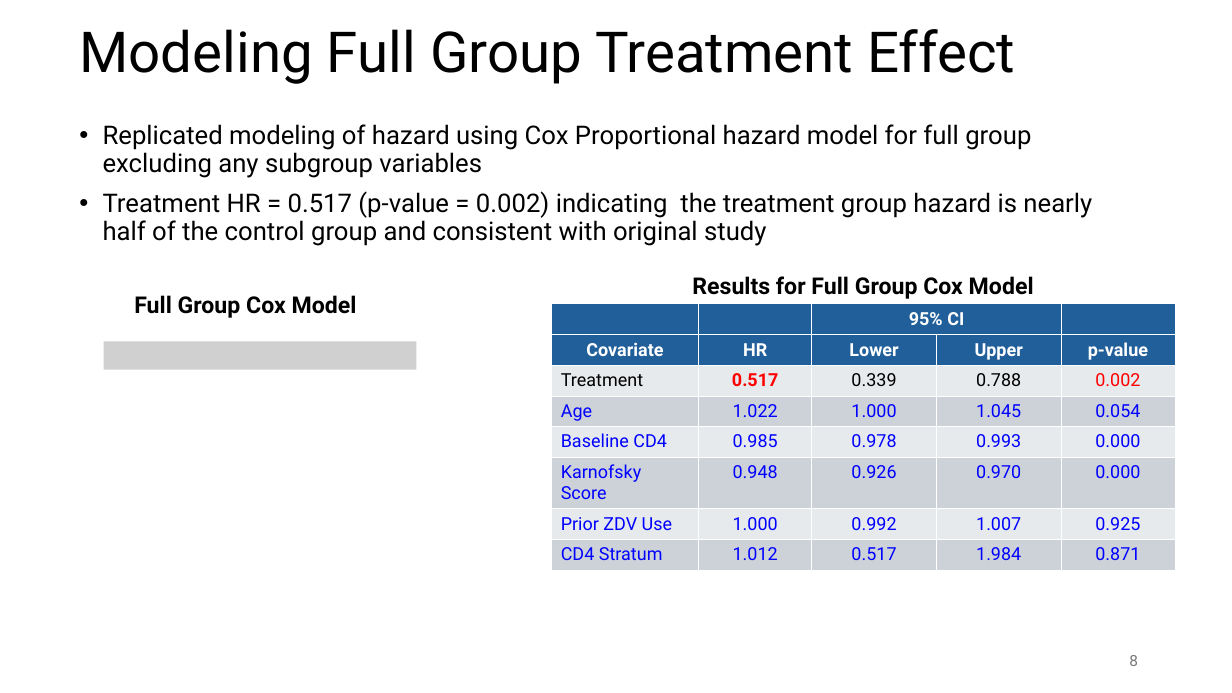
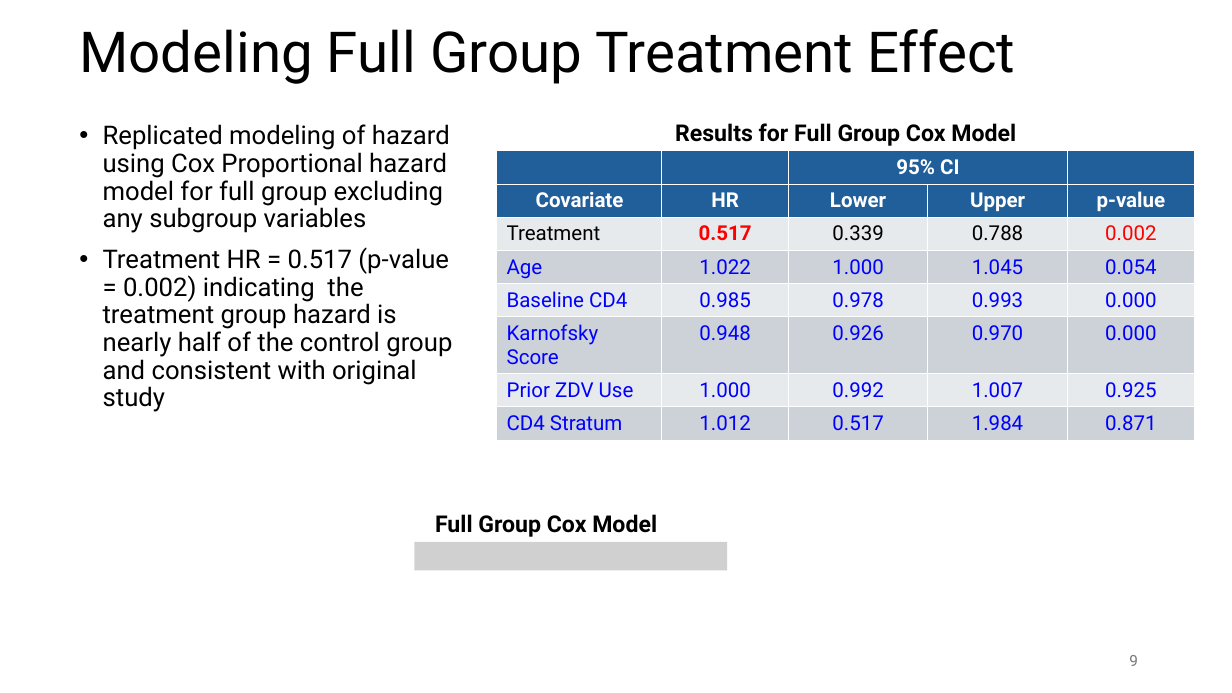
Before and after one commit to susanpeck/Math261BExperimentalDesignProject, a slide deck: slide 9 of Document_Files/Presentation_Slides_v1.pptx (slide 8 before the commit). Drawn at 1232x693 pixels with LibreOffice and Linux fonts; fonts in the diff are those of the drawing; grey boxes stand for pictures. Boxes give left, top, right and bottom in pixels: in the first picture for what was removed or moved away, otherwise in the second. Text is boxed around its words. In the diff, an @@ line names an element or a change of style, - is before the commit and + after.

```diff
--- a/Document_Files/Presentation_Slides_v1.pptx
+++ b/Document_Files/Presentation_Slides_v1.pptx
@@ text "Replicated modeling of hazard using ..." rewrapped from [103, 124, 1092, 246] to [103, 124, 452, 412] @@
@@ text "Results for Full Group Cox ...": place and size @@
-text "Results for Full Group Cox ..." at [692, 276, 1034, 299]
+text "Results for Full Group Cox ..." at [675, 123, 1016, 146]
@@ table at [497, 151, 1194, 434] @@
@@ size 14 to 16 pt @@
@@ table: place and size @@
-table at [552, 304, 1176, 564]
+table at [497, 151, 1194, 434]
@@ picture removed at [104, 341, 417, 370] @@
@@ text "Full Group Cox Model": place and size @@
-text "Full Group Cox Model" at [134, 295, 357, 318]
+text "Full Group Cox Model" at [435, 514, 657, 537]
@@ picture added at [415, 543, 728, 571] @@
```
Also in this commit, not shown: 7 other slides changed, 2 slides added.
